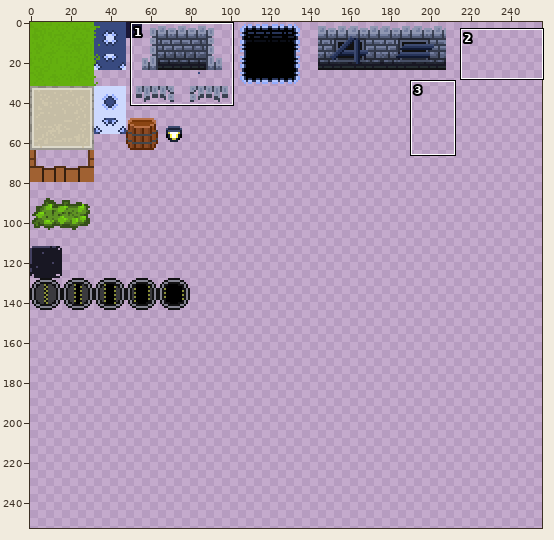
Two states of a sprite sheet, FredflixAndChell/FredFlixAndChell.CrossPlatform/Content/maps/hub_tileset.png. Above, an overview of the earlier version with the close-up marked.
Close-up. As it was:
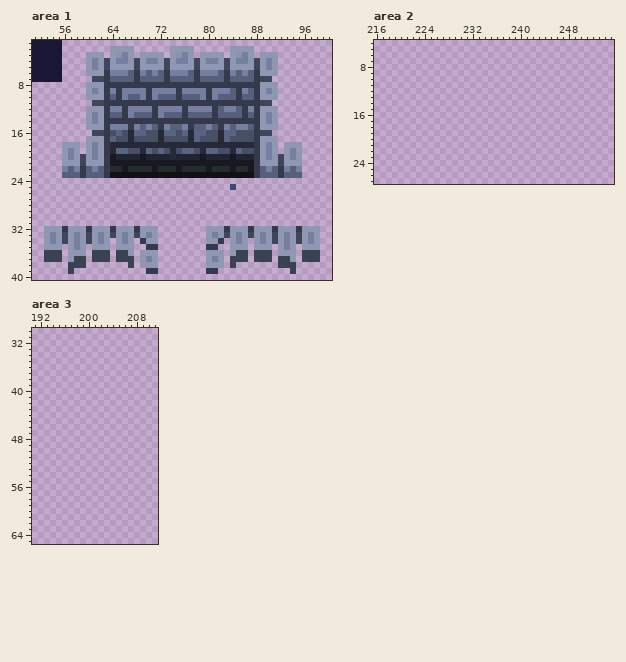
The file is 256x256 pixels. Colours within 5 levels of each other are drawn and written as one. Shown: area 1: x 51..100, y 1..40; area 2: x 216..255, y 4..27; area 3: x 191..211, y 30..65. The wide view leaves out empty margins. The commit also changed other parts of the picture, which this record leaves out.
New version:
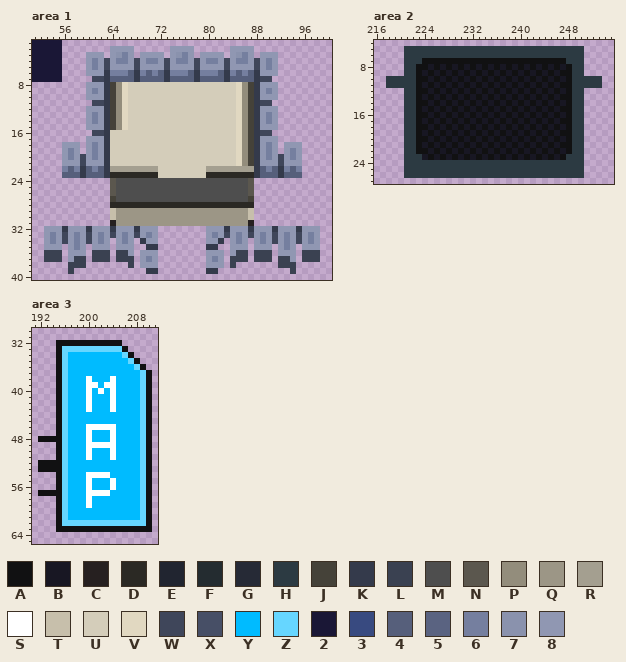
Palette (. is transparent): A #111112  B #181723  C #262020  D #2b2924  E #212530  F #242c30  G #262a36  H #2c3a42  J #454239  K #343a4b  L #3a4151  M #4e4e4e  N #5b574e  P #938d7c  Q #9c9686  R #a49f90  S #ffffff  T #c7bfab  U #d4cdba  V #e1d8c1  W #3f465a  X #474f66  Y #00bbff  Z #66d6ff  2 #1a1736  3 #384a80  4 #565f7b  5 #5a6381  6 #757f9f  7 #8a92ad  8 #9097b2
Diff:
--- area 1
@@ x 62..89 @@
  7 WK4444K4444K4444K4444K4444KW
- 8 8KKKKKKKKKKKKKKKKKKKKKKKKKK8
- 9 8K6K6666K6666K6666K6664K64K8
-10 8K4K6446K6444K4446K6444K44K8
-11 WKKKKKKKKKKKKKKKKKKKKKKKKKKW
-12 8K66K6666K6666K6666K4664K6K8
-13 8K44K6444K6444K4444K4444K4K8
-14 8KKKKKKKKKKKKKKKKKKKKKKKKKK8
-15 8K666K6464K6446K4464K64664K8
-16 WKX5XG55XXG55X5G55XXG55XXXKW
-17 8K5XXGXXXXGXXXXG5XXXG5XXXXK8
-18 8KGGGGGGGGGGGGGGGGGGGGGGGGK8
-19 8KG55XXG5X5XGX55XG55XXG5XXK8
-20 8KBEEEEBEEEEGEEEEBEEEEBEEEK8
-21 8KBBBBBBBBBBBBBBBBBBBBBBBBK8
-22 4KFFBFFFFBFFFBFFFFBFFFBFFBK4
-23 4KAAAAAAAAAAAAAAAAAAAAAAAAK4
-24 ............................
-25 ......................3.....
-26 ............................
-27 ............................
-28 ............................
-29 ............................
-30 ............................
-31 ............................
+ 8 8KJPVUUUUUUUUUUUUUUUUUUVPJK8
+ 9 8KJPVUUUUUUUUUUUUUUUUUUVPJK8
+10 8KJPVUUUUUUUUUUUUUUUUUUVPJK8
+11 WKJPVUUUUUUUUUUUUUUUUUUVPJKW
+12 8KJPVUUUUUUUUUUUUUUUUUUVPJK8
+13 8KJPVUUUUUUUUUUUUUUUUUUVPJK8
+14 8KJPVUUUUUUUUUUUUUUUUUUVPJK8
+15 8KJPVUUUUUUUUUUUUUUUUUUVPJK8
+16 WKUUUUUUUUUUUUUUUUUUUUUVPJKW
+17 8KUUUUUUUUUUUUUUUUUUUUUVPJK8
+18 8KUUUUUUUUUUUUUUUUUUUUUVPJK8
+19 8KUUUUUUUUUUUUUUUUUUUUUVPJK8
+20 8KUUUUUUUUUUUUUUUUUUUUUVPJK8
+21 8KUUUUUUUUUUUUUUUUUUUUUVPJK8
+22 4KRRRRRRRRUUUUUUUURRRRRRRRK4
+23 4KDDDDDDDDUUUUUUUUDDDDDDDDK4
+24 ..NMMMMMMMMMMMMMMMMMMMMMMN..
+25 ..NMMMMMMMMMMMMMMMMMMMMMMN..
+26 ..NMMMMMMMMMMMMMMMMMMMMMMN..
+27 ..JMMMMMMMMMMMMMMMMMMMMMMJ..
+28 ..DDDDDDDDDDDDDDDDDDDDDDDD..
+29 ..TQQQQQQQQQQQQQQQQQQQQQQT..
+30 ..TQQQQQQQQQQQQQQQQQQQQQQT..
+31 ..CQQQQQQQQQQQQQQQQQQQQQQC..
 32 88K888K888........888K888K88
--- area 2
@@ x 216..255 @@
  4 ........................................
- 5 ........................................
- 6 ........................................
- 7 ........................................
- 8 ........................................
- 9 ........................................
-10 ........................................
-11 ........................................
-12 ........................................
-13 ........................................
-14 ........................................
-15 ........................................
-16 ........................................
-17 ........................................
-18 ........................................
-19 ........................................
-20 ........................................
-21 ........................................
-22 ........................................
-23 ........................................
-24 ........................................
-25 ........................................
-26 ........................................
+ 5 .....HHHHHHHHHHHHHHHHHHHHHHHHHHHHHH.....
+ 6 .....HHHHHHHHHHHHHHHHHHHHHHHHHHHHHH.....
+ 7 .....HHHAAAAAAAAAAAAAAAAAAAAAAAAHHH.....
+ 8 .....HHAABABABABABABABABABABABABAHH.....
+ 9 .....HHABABABABABABABABABABABABAAHH.....
+10 ..HHHHHAABABABABABABABABABABABABAHHHHH..
+11 ..HHHHHABABABABABABABABABABABABAAHHHHH..
+12 .....HHAABABABABABABABABABABABABAHH.....
+13 .....HHABABABABABABABABABABABABAAHH.....
+14 .....HHAABABABABABABABABABABABABAHH.....
+15 .....HHABABABABABABABABABABABABAAHH.....
+16 .....HHAABABABABABABABABABABABABAHH.....
+17 .....HHABABABABABABABABABABABABAAHH.....
+18 .....HHAABABABABABABABABABABABABAHH.....
+19 .....HHABABABABABABABABABABABABAAHH.....
+20 .....HHAABABABABABABABABABABABABAHH.....
+21 .....HHABABABABABABABABABABABABAAHH.....
+22 .....HHAABABABABABABABABABABABABAHH.....
+23 .....HHHBABABABABABABABABABABABAHHH.....
+24 .....HHHHHHHHHHHHHHHHHHHHHHHHHHHHHH.....
+25 .....HHHHHHHHHHHHHHHHHHHHHHHHHHHHHH.....
+26 .....HHHHHHHHHHHHHHHHHHHHHHHHHHHHHH.....
 27 ........................................
--- area 3
@@ x 191..211 @@
 31 .....................
-32 .....................
-33 .....................
-34 .....................
-35 .....................
-36 .....................
-37 .....................
-38 .....................
-39 .....................
-40 .....................
-41 .....................
-42 .....................
-43 .....................
-44 .....................
-45 .....................
-46 .....................
-47 .....................
-48 .....................
-49 .....................
-50 .....................
-51 .....................
-52 .....................
-53 .....................
-54 .....................
-55 .....................
-56 .....................
-57 .....................
-58 .....................
-59 .....................
-60 .....................
-61 .....................
-62 .....................
-63 .....................
+32 ....AAAAAAAAAAA......
+33 ....AZZZZZZZZZZA.....
+34 ....AZYYYYYYYYYZA....
+35 ....AZYYYYYYYYYYZA...
+36 ....AZYYYYYYYYYYYZA..
+37 ....AZYYYYYYYYYYYYZA.
+38 ....AZYYYSYYYSYYYYZA.
+39 ....AZYYYSSYSSYYYYZA.
+40 ....AZYYYSYSYSYYYYZA.
+41 ....AZYYYSYYYSYYYYZA.
+42 ....AZYYYSYYYSYYYYZA.
+43 ....AZYYYSYYYSYYYYZA.
+44 ....AZYYYYYYYYYYYYZA.
+45 ....AZYYYYYYYYYYYYZA.
+46 ....AZYYYSSSSSYYYYZA.
+47 ....AZYYYSYYYSYYYYZA.
+48 .AAAAZYYYSYYYSYYYYZA.
+49 ....AZYYYSSSSSYYYYZA.
+50 ....AZYYYSYYYSYYYYZA.
+51 ....AZYYYSYYYSYYYYZA.
+52 .AAAAZYYYYYYYYYYYYZA.
+53 .AAAAZYYYYYYYYYYYYZA.
+54 ....AZYYYSSSSYYYYYZA.
+55 ....AZYYYSYYYSYYYYZA.
+56 ....AZYYYSYYYSYYYYZA.
+57 .AAAAZYYYSSSSYYYYYZA.
+58 ....AZYYYSYYYYYYYYZA.
+59 ....AZYYYSYYYYYYYYZA.
+60 ....AZYYYYYYYYYYYYZA.
+61 ....AZYYYYYYYYYYYYZA.
+62 ....AZZZZZZZZZZZZZZA.
+63 ....AAAAAAAAAAAAAAAA.
 64 .....................
Changed places in both close-ups, as pixel boxes (x1, y1, x2, y2):
changed: (110, 82, 254, 226)
added: (386, 46, 602, 178)
added: (38, 340, 152, 532)
